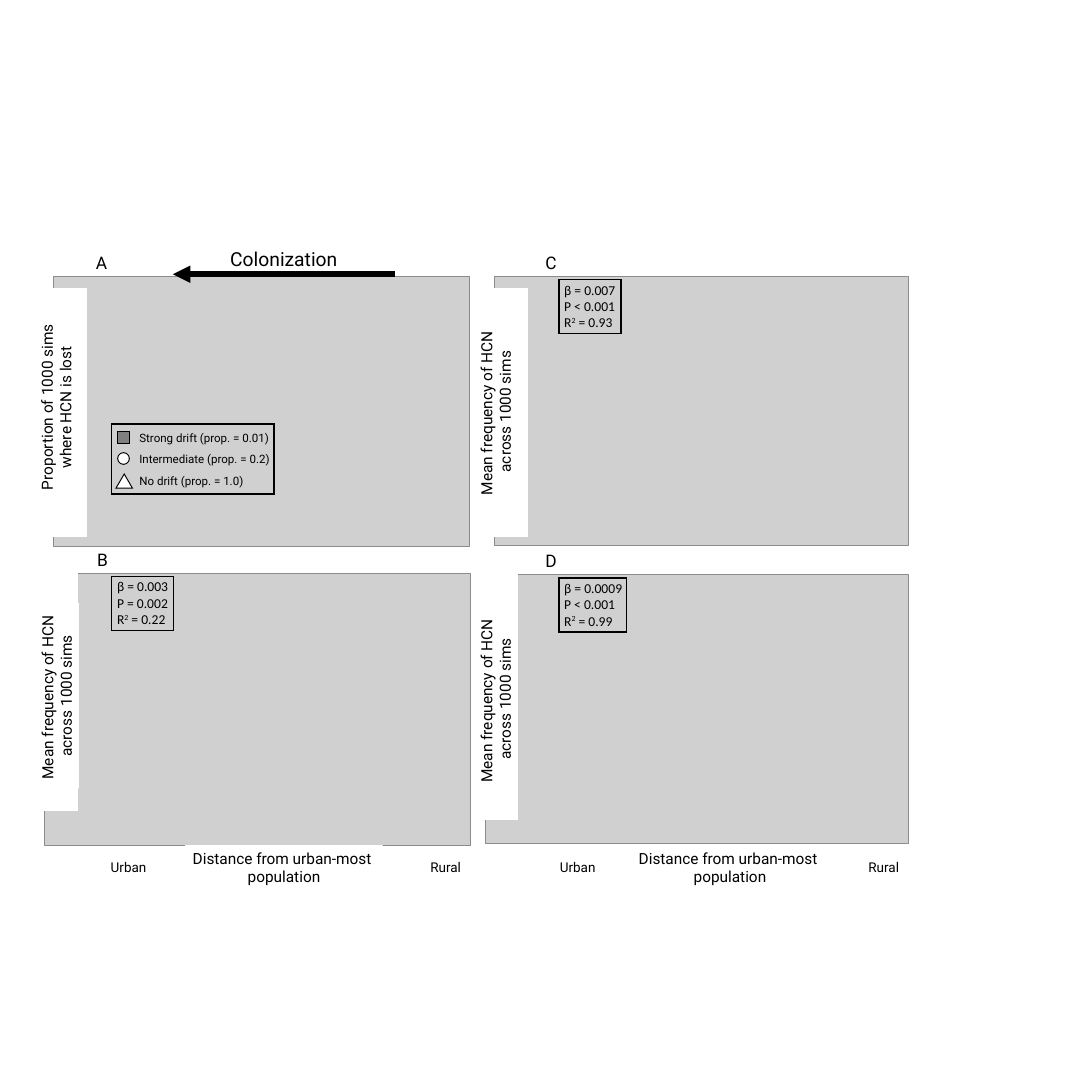
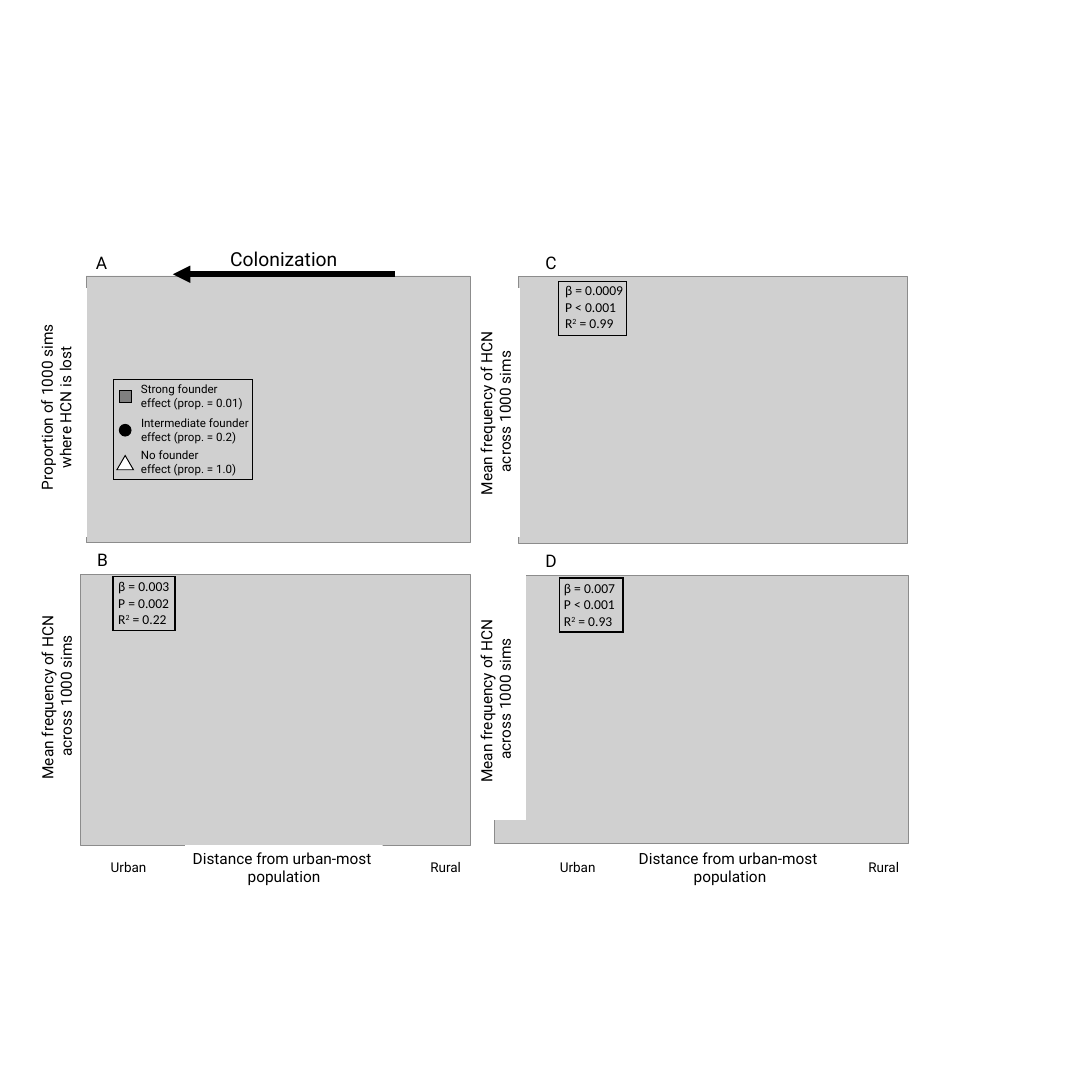
Before and after one commit to James-S-Santangelo/Simulating-Evolutionary-Clines-SEC-, a slide deck: slide 6 of SEC_Manuscript-Figures.pptx (slide 5 before the commit). Drawn at 1092x1092 pixels with LibreOffice and Linux fonts; fonts in the diff are those of the drawing; grey boxes stand for pictures. Boxes give left, top, right and bottom in pixels: in the first picture for what was removed or moved away, otherwise in the second. Text is boxed around its words. In the diff, an @@ line names an element or a change of style, - is before the commit and + after.

```diff
--- a/SEC_Manuscript-Figures.pptx
+++ b/SEC_Manuscript-Figures.pptx
@@ picture: place and size @@
-picture at box(53, 277, 469, 546)
+picture at box(86, 276, 469, 543)
@@ rectangle: place and size @@
-rectangle at box(487, 288, 528, 536)
+rectangle at box(479, 288, 520, 536)
@@ picture added at box(519, 276, 908, 543) @@
@@ text "β = 0.0009": place and size @@
-text "β = 0.0009" at box(564, 584, 622, 626)
+text "β = 0.0009" at box(565, 286, 623, 328)
@@ rectangle: place and size @@
-rectangle at box(559, 279, 621, 333)
+rectangle at box(559, 281, 627, 336)
@@ rectangle: place and size @@
-rectangle at box(112, 424, 274, 494)
+rectangle at box(114, 379, 252, 480)
@@ text at box(141, 384, 243, 410): text changed @@
-Strong drift (prop. = 0.01)
+Strong founder
+effect (prop. = 0.01)
@@ rectangle: place and size @@
-rectangle at box(118, 431, 130, 443)
+rectangle at box(119, 390, 131, 402)
@@ text at box(141, 418, 249, 444): text changed @@
-Intermediate (prop. = 0.2)
+Intermediate founder
+effect (prop. = 0.2)
@@ ellipse: place and size @@
-ellipse at box(118, 453, 130, 465)
+ellipse at box(119, 424, 131, 436)
@@ ellipse at box(119, 424, 131, 436): fill #FFFFFF to #000000 @@
@@ triangle: place and size @@
-triangle at box(116, 474, 132, 489)
+triangle at box(117, 456, 134, 470)
@@ text at box(141, 450, 236, 476): text changed @@
-No drift (prop. = 1.0)
+No founder
+effect (prop. = 1.0)
@@ picture: place and size @@
-picture at box(44, 573, 470, 844)
+picture at box(80, 574, 471, 845)
@@ rectangle: place and size @@
-rectangle at box(477, 572, 518, 820)
+rectangle at box(485, 572, 526, 820)
@@ picture removed at box(485, 574, 908, 843) @@
@@ picture: place and size @@
-picture at box(494, 277, 908, 545)
+picture at box(494, 575, 908, 844)
@@ text "β = 0.007": place and size @@
-text "β = 0.007" at box(564, 286, 615, 327)
+text "β = 0.007" at box(564, 584, 615, 626)
@@ rectangle: place and size @@
-rectangle at box(559, 578, 627, 632)
+rectangle at box(560, 578, 623, 632)
```
Also in this commit, not shown: 4 other slides changed, 1 slide added, 4 other files.
